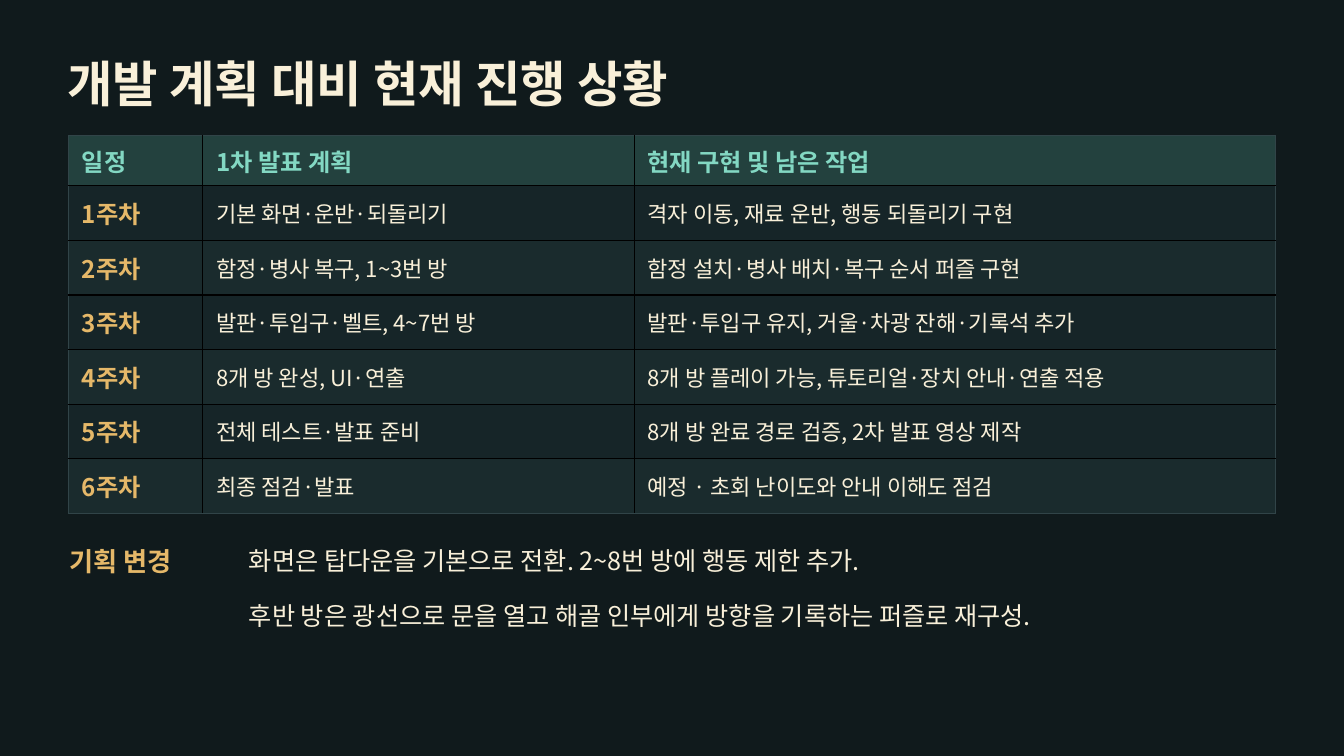
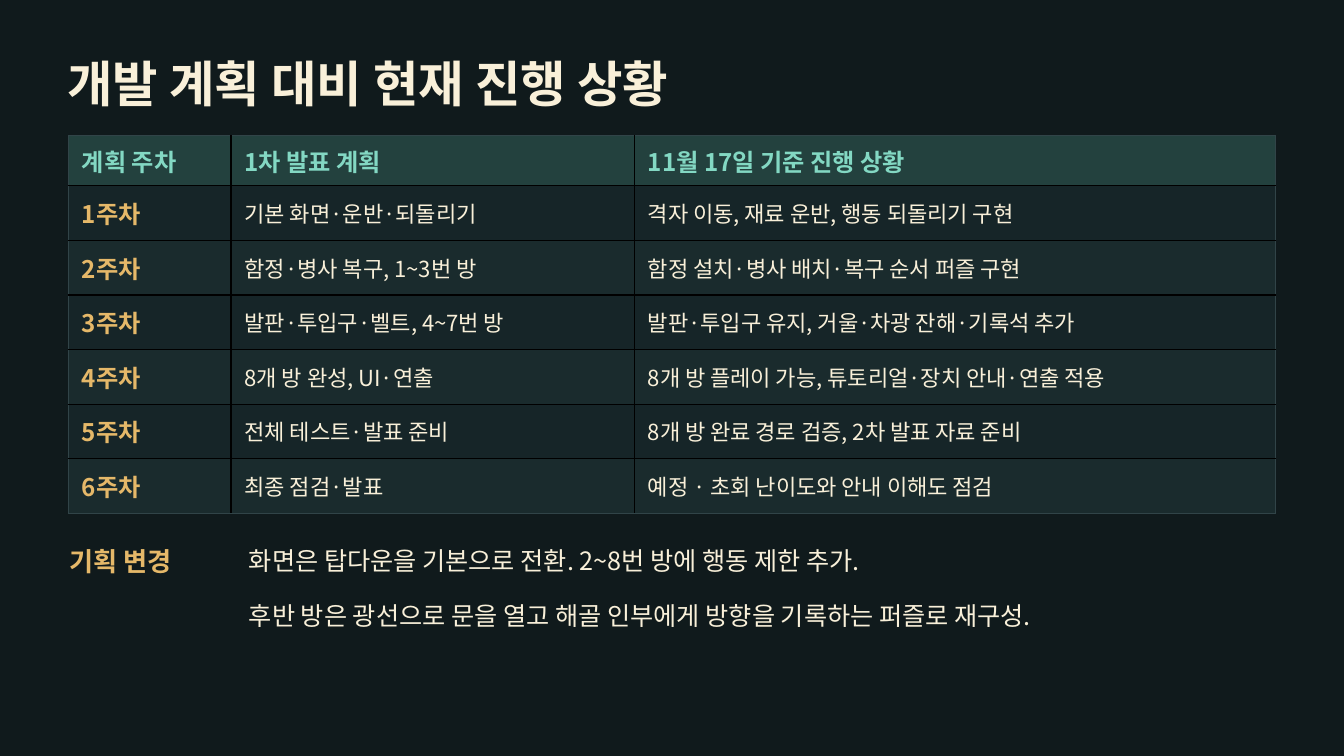
Before and after one commit to sanu1227/2DGP-PROJECT, a slide deck: slide 4 of docs/2차발표/용사가 지나간 자리 - 2차 발표.pptx. Drawn at 1344x756 pixels with LibreOffice and Linux fonts; fonts in the diff are those of the drawing. Boxes give left, top, right and bottom in pixels: in the first picture for what was removed or moved away, otherwise in the second. Text is boxed around its words. In the diff, an @@ line names an element or a change of style, - is before the commit and + after.

Commit message:
docs: 2차 발표의 계획 주차와 진행 기준일 명시

```diff
--- a/docs/2차발표/용사가 지나간 자리 - 2차 발표.pptx
+++ b/docs/2차발표/용사가 지나간 자리 - 2차 발표.pptx
@@ table at <box>69,135,1275,513</box> @@
-row 1, column 1: 일정
+row 1, column 1: 계획 주차
-row 1, column 3: 현재 구현 및 남은 작업
+row 1, column 3: 11월 17일 기준 진행 상황
-row 6, column 3: 8개 방 완료 경로 검증, 2차 발표 영상 제작
+row 6, column 3: 8개 방 완료 경로 검증, 2차 발표 자료 준비
```
Also in this commit, not shown: 1 other file.
